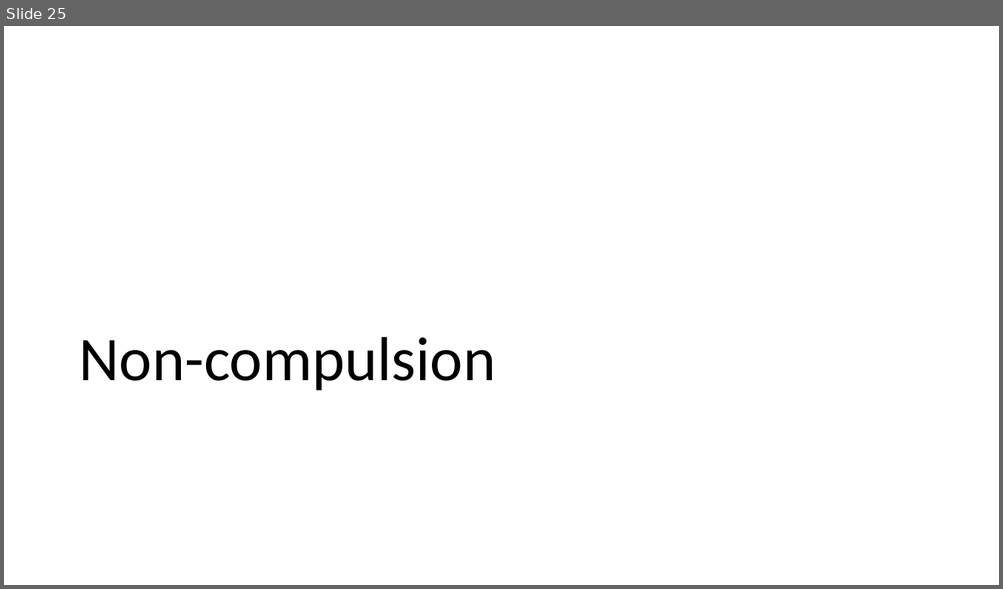
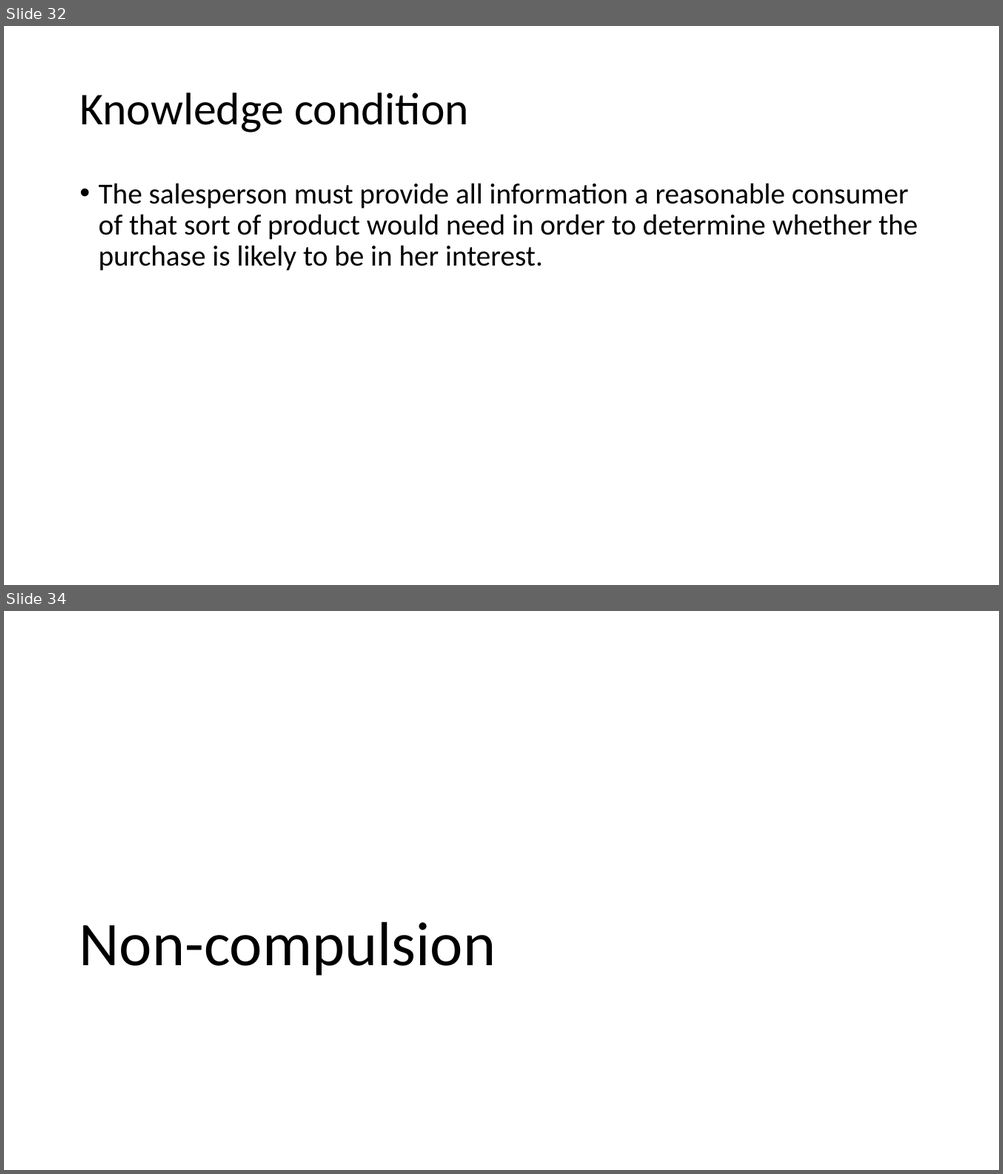
Before and after one commit to AdamSwenson/biz-ethics-docs, a slide deck: lectures/Sales.pptx. Shown one above the other, each under a label of ours: slide 25 before the commit, slides 32 and 34 after it; the slides between them are not shown. The pictures are 1003x589 and 1003x1174 pixels, drawn with LibreOffice and Linux fonts; fonts in the diff are those of the drawing. Boxes give left, top, right and bottom in pixels: in the first picture for what was removed or moved away, otherwise in the second. Text is boxed around its words. In the diff, an @@ line names an element or a change of style, - is before the commit and + after.

```diff
--- a/lectures/Sales.pptx
+++ b/lectures/Sales.pptx
@@ slide 32 added at bbox=[4, 26, 999, 585], background #FFFFFF @@
@@ title added at bbox=[79, 93, 469, 133], 44 pt, text #000000 @@
+Knowledge condition
@@ text added at bbox=[99, 183, 917, 271], 28 pt, text #000000 @@
+• The salesperson must provide all information a reasonable consumer of that sort of product would need in order to determine whether the purchase is likely to be in her interest.
@@ what was slide 25 is now slide 34 @@
```
Also in this commit, not shown: 9 slides changed, 9 other slides added, 1 slide removed, 4 other files.
